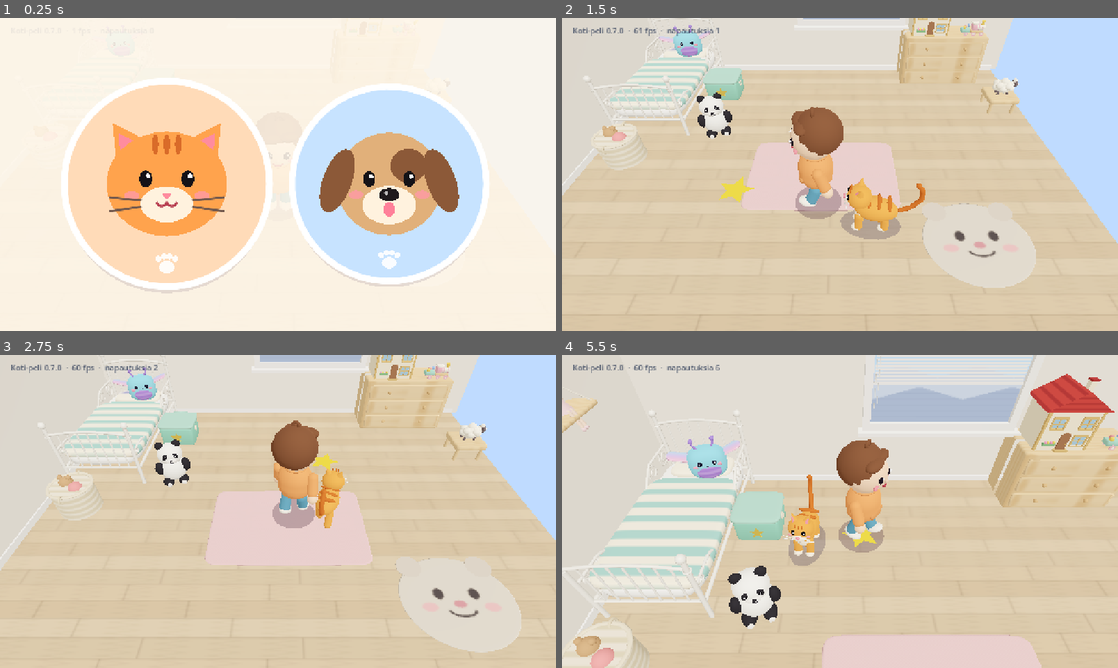
Above: before the commit, frames 1-4 (two rows, left to right).
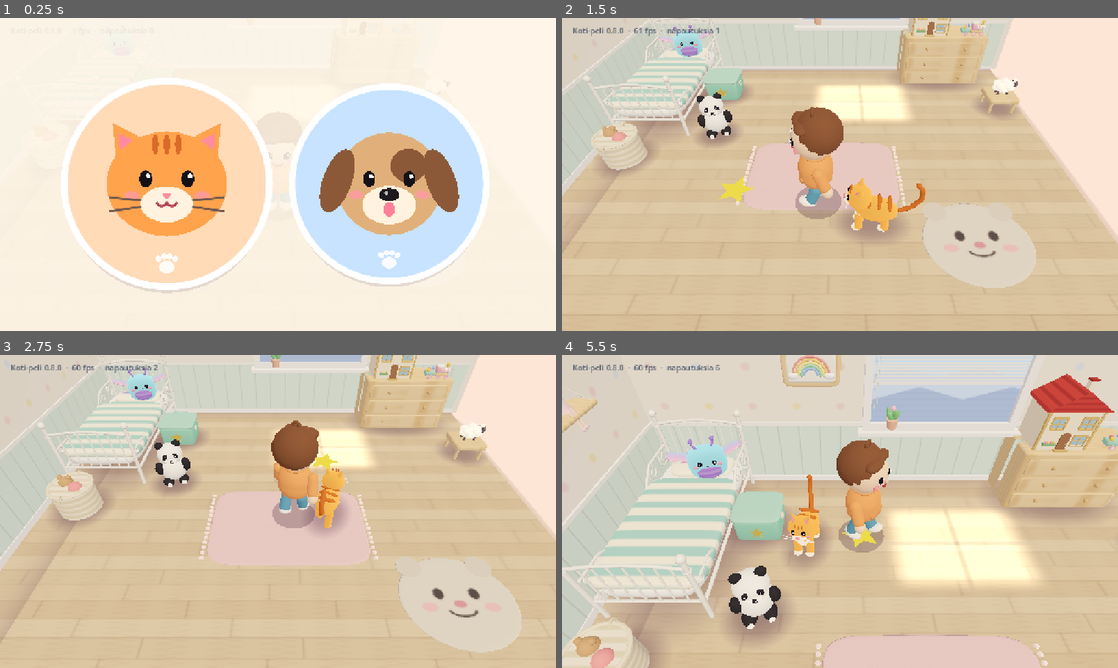
Above: after the commit, the same moments.

Repository: atterantanen-wq/koti-peli
Game: Godot game, scene res://scenes/main/main.tscn
Same seed, same stepped clock (60 frames per second), same inputs: the game is played once before the commit and once after it.
Inputs (mouse positions are in pixels of both pictures, inside the frame that each line leads up to):
- Up to frame 1 (0.25 s): no input
- Up to frame 2 (1.5 s): drag from (840, 174) to (895, 105) at 0.52 s; drag from (728, 190) to (812, 237) at 1.27 s
- Up to frame 3 (2.75 s): move the mouse to (333, 442) at 2.02 s; click (333, 442) at 2.17 s
- Up to frame 4 (5.5 s): drag from (812, 574) to (673, 464) at 2.77 s; move the mouse to (1006, 558) at 3.52 s; click (1006, 558) at 3.67 s; drag from (673, 464) to (756, 433) at 4.27 s; move the mouse to (867, 511) at 5.02 s; click (867, 511) at 5.17 s

The runs differ from the first frame. In frame 2, 15% of the frame differs, in the area x 0-100%, y 0-76%; in frame 3, 12%; in frame 4, 13%.

Commit message:
Pehmeämpi ja satumaisempi grafiikka: varjot, auringonläikkä, tapetti, alusta
- Esineiden alle pehmeät varjolevyt (ei oikeita varjoja: selaimessa raskaat)
- Ikkunasta auringonläikkä lattialle päivällä, yövalolle lämmin kajo yöllä
- Seinät: pilkkutapetti, minttupaneeli, lista ja pyöreä yläreuna
- Huone seisoo pyöreäreunaisella alustalla, tausta lämmin
- Pehmoleluille ja lemmikille samettinen pinta, matolle tupsut
- Seinälle sateenkaaritaulu ja ikkunalaudalle kukkaruukku
- Versio 0.8.0

Co-Authored-By: Claude Opus 5.5 <noreply@anthropic.com>
Claude-Session: https://claude.ai/code/session_0149XkfEFSB3HBoaz219Wanw

Diff:
--- a/project.godot
+++ b/project.godot
@@ -12,7 +12,7 @@
 
 config/name="Koti-peli"
 config/description="Satumainen kotipeli 5-vuotiaalle"
-config/version="0.7.0"
+config/version="0.8.0"
 run/main_scene="res://scenes/main/main.tscn"
 config/features=PackedStringArray("4.5", "GL Compatibility")
 config/icon="res://icon.svg"
--- a/scenes/main/main.tscn
+++ b/scenes/main/main.tscn
@@ -8,10 +8,10 @@
 
 [sub_resource type="Environment" id="Environment_sky"]
 background_mode = 1
-background_color = Color(0.75, 0.86, 1, 1)
+background_color = Color(0.99, 0.9, 0.84, 1)
 ambient_light_source = 2
-ambient_light_color = Color(1, 0.97, 0.92, 1)
-ambient_light_energy = 0.55
+ambient_light_color = Color(1, 0.95, 0.92, 1)
+ambient_light_energy = 0.5
 tonemap_mode = 2
 tonemap_white = 1.6
 
@@ -28,6 +28,7 @@
 [node name="Sun" type="DirectionalLight3D" parent="."]
 transform = Transform3D(1, 0, 0, 0, 1, 0, 0, 0, 1, 0, 5, 0)
 rotation_degrees = Vector3(-55, 30, 0)
+light_color = Color(1, 0.95, 0.86, 1)
 light_energy = 0.6
 
 [node name="DayNight" type="Node" parent="."]
--- a/scripts/art/art_kit.gd
+++ b/scripts/art/art_kit.gd
@@ -295,3 +295,62 @@
 			else:
 				_tri(st, a, n, b, n, d, n)
 				_tri(st, a, n, d, n, e, n)
+
+
+## Pehmolelun "sametti": reunoille syttyy kevyt hehku, joka saa pinnan näyttämään pehmeältä.
+static func plush(color: Color, roughness := 0.95) -> StandardMaterial3D:
+	var m := material(color, roughness)
+	m.rim_enabled = true
+	m.rim = 0.35
+	m.rim_tint = 0.4
+	return m
+
+
+## Pyöreä, reunoilta pehmeästi häipyvä levy (xz-tasossa, halkaisija 1). Häivytys tehdään
+## kärkipisteiden väreillä eikä kuvalla, joten se toimii varmasti kaikilla laitteilla.
+static func soft_disc(segments := 24) -> ArrayMesh:
+	var radii := [0.0, 0.3, 0.55, 0.78, 1.0]
+	var alphas := [1.0, 0.95, 0.75, 0.35, 0.0]
+	var st := SurfaceTool.new()
+	st.begin(Mesh.PRIMITIVE_TRIANGLES)
+	st.set_normal(Vector3.UP)
+	for r in radii.size() - 1:
+		for i in segments:
+			var a0 := TAU * i / segments
+			var a1 := TAU * (i + 1) / segments
+			var quad := [[r, a0], [r + 1, a0], [r + 1, a1], [r, a0], [r + 1, a1], [r, a1]]
+			for q in quad:
+				var rad: float = radii[q[0]] * 0.5
+				st.set_color(Color(1, 1, 1, alphas[q[0]]))
+				st.add_vertex(Vector3(cos(q[1]) * rad, 0, sin(q[1]) * rad))
+	return st.commit()
+
+
+static func _soft_mat(color: Color) -> StandardMaterial3D:
+	var mat := StandardMaterial3D.new()
+	mat.shading_mode = BaseMaterial3D.SHADING_MODE_UNSHADED
+	mat.transparency = BaseMaterial3D.TRANSPARENCY_ALPHA
+	mat.vertex_color_use_as_albedo = true
+	mat.albedo_color = color
+	mat.depth_draw_mode = BaseMaterial3D.DEPTH_DRAW_DISABLED
+	mat.cull_mode = BaseMaterial3D.CULL_DISABLED
+	return mat
+
+
+## Pehmeä varjo lattialle esineen alle. Halpa korvike oikeille varjoille: yksi läpinäkyvä
+## levy, jonka reunat häipyvät. size = leveys (x) ja syvyys (z) metreinä.
+static func soft_shadow(size: Vector2, strength := 0.3) -> MeshInstance3D:
+	var m := MeshInstance3D.new()
+	m.name = "SoftShadow"
+	m.mesh = soft_disc()
+	m.scale = Vector3(size.x, 1.0, size.y)
+	m.material_override = _soft_mat(Color(0.32, 0.2, 0.26, strength))
+	m.cast_shadow = GeometryInstance3D.SHADOW_CASTING_SETTING_OFF
+	return m
+
+
+## Hehku: valoa lisäävä, reunoilta häipyvä materiaali (käytä soft_disc-levyn kanssa).
+static func glow_material(color: Color) -> StandardMaterial3D:
+	var mat := _soft_mat(color)
+	mat.blend_mode = BaseMaterial3D.BLEND_MODE_ADD
+	return mat
--- a/scripts/art/panda_art.gd
+++ b/scripts/art/panda_art.gd
@@ -11,8 +11,8 @@
 func _ready() -> void:
 	if get_node_or_null("Muzzle") != null:
 		return
-	var white := ArtKit.material(WHITE, 0.95)
-	var black := ArtKit.material(BLACK, 0.95)
+	var white := ArtKit.plush(WHITE)
+	var black := ArtKit.plush(BLACK)
 	_soft("Body", ArtKit.sphere(0.13, 24), Vector3(1.0, 1.05, 0.92))
 	_soft("Head", ArtKit.sphere(0.105, 24), Vector3(1.12, 0.95, 1.0))
 	for n in ["EarLeft", "EarRight"]:
--- a/scripts/art/pet_art.gd
+++ b/scripts/art/pet_art.gd
@@ -33,8 +33,8 @@
 	root.name = "Art"
 	root.scale = Vector3.ONE * SIZE
 	var cat := kind == "cat"
-	var fur := ArtKit.material(CAT_FUR if cat else DOG_FUR, 0.95)
-	var cream := ArtKit.material(CREAM, 0.95)
+	var fur := ArtKit.plush(CAT_FUR if cat else DOG_FUR)
+	var cream := ArtKit.plush(CREAM)
 	var eye := ArtKit.material(EYE, 0.2)
 	var shine := ArtKit.shine_material()
 
@@ -135,23 +135,9 @@
 
 ## Pehmeä varjo lemmikin alle (erillään kuvasta, jotta se ei kallistu kuvan mukana).
 static func shadow() -> MeshInstance3D:
-	var disk := CylinderMesh.new()
-	disk.top_radius = 0.17 * SIZE
-	disk.bottom_radius = 0.17 * SIZE
-	disk.height = 0.002
-	disk.radial_segments = 20
-	disk.rings = 1
-	var mat := StandardMaterial3D.new()
-	mat.shading_mode = BaseMaterial3D.SHADING_MODE_UNSHADED
-	mat.transparency = BaseMaterial3D.TRANSPARENCY_ALPHA
-	mat.albedo_color = Color(0.2, 0.15, 0.25, 0.25)
-	var m := MeshInstance3D.new()
+	var m := ArtKit.soft_shadow(Vector2(0.42, 0.62) * SIZE, 0.4)
 	m.name = "Shadow"
-	m.mesh = disk
-	m.material_override = mat
-	m.position = Vector3(0, 0.006, 0.05)
-	m.scale = Vector3(0.8, 1, 1.3)
-	m.cast_shadow = GeometryInstance3D.SHADOW_CASTING_SETTING_OFF
+	m.position = Vector3(0, 0.016, 0.05)
 	return m
 
 
--- a/scripts/art/room_props_art.gd
+++ b/scripts/art/room_props_art.gd
@@ -124,7 +124,7 @@
 		for x in [-0.17, 0.17]:
 			for z in [-0.17, 0.17]:
 				ArtKit.part(self, "Leg", ArtKit.cylinder(0.025, 0.18, 10), Vector3(x, 0.09, z), wood)
-	var wool := ArtKit.material(Color(1.0, 0.98, 0.92), 1.0)
+	var wool := ArtKit.plush(Color(1.0, 0.98, 0.92), 1.0)
 	var face := ArtKit.material(Color(0.42, 0.37, 0.38), 0.9)
 	var sheep := _mesh("Sheep")
 	if sheep != null:
@@ -154,12 +154,47 @@
 			ArtKit.part(head, "Eye", ArtKit.sphere(0.01, 8), Vector3(0.04, 0.012, 0.022 * z),
 					ArtKit.shine_material())
 		ArtKit.part(head, "Tuft", ArtKit.sphere(0.03, 10), Vector3(-0.01, 0.05, 0), wool)
+	_sheep_halo()
+
+
+## Yöllä lampaan ympärillä lämmin kajo (halpa: läpinäkyviä levyjä, ei oikeaa valoa lisää).
+func _sheep_halo() -> void:
+	# Kameraan päin kääntyvä levy lampaan ympärillä.
+	var mat := ArtKit.glow_material(Color(1.0, 0.82, 0.55, 0.5))
+	mat.billboard_mode = BaseMaterial3D.BILLBOARD_ENABLED
+	var halo := ArtKit.part(self, "NightHalo", _upright_disc(), Vector3(0, 0.36, 0), mat, Vector3.ONE * 0.85)
+	# Lattialle valoläikkä.
+	var pool := ArtKit.part(self, "NightPool", ArtKit.soft_disc(), Vector3(0, 0.007, 0),
+			ArtKit.glow_material(Color(1.0, 0.78, 0.5, 0.4)), Vector3(1.8, 1, 1.8))
+	for n in [halo, pool]:
+		n.cast_shadow = GeometryInstance3D.SHADOW_CASTING_SETTING_OFF
+		n.visible = false
+		n.add_to_group(DayNight.NIGHT_LIGHT_GROUP)
+
+
+## soft_disc pystyyn käännettynä (xy-tasoon), esim. kameraan päin kääntyvää kajoa varten.
+static func _upright_disc() -> ArrayMesh:
+	var flat := ArtKit.soft_disc()
+	var st := SurfaceTool.new()
+	st.create_from(flat, 0)
+	var arrays := st.commit_to_arrays()
+	var verts: PackedVector3Array = arrays[Mesh.ARRAY_VERTEX]
+	for i in verts.size():
+		verts[i] = Vector3(verts[i].x, -verts[i].z, 0)
+	arrays[Mesh.ARRAY_VERTEX] = verts
+	var normals: PackedVector3Array = arrays[Mesh.ARRAY_NORMAL]
+	for i in normals.size():
+		normals[i] = Vector3.BACK
+	arrays[Mesh.ARRAY_NORMAL] = normals
+	var mesh := ArrayMesh.new()
+	mesh.add_surface_from_arrays(Mesh.PRIMITIVE_TRIANGLES, arrays)
+	return mesh
 
 
 func _rugs() -> void:
 	var pink := _mesh("PinkRug")
 	if pink != null:
-		pink.mesh = ArtKit.soft_box(Vector3(1.8, 0.012, 1.2), 0.15, 12)
+		pink.mesh = ArtKit.soft_box(Vector3(1.8, 0.012, 1.2), 0.3, 12)
 		var img := Image.create(64, 64, false, Image.FORMAT_RGB8)
 		for y in 64:
 			for x in 64:
@@ -167,6 +202,15 @@
 				img.set_pixel(x, y, Color(0.96, 0.8, 0.8).lerp(Color(0.92, 0.7, 0.72), weave * 0.6))
 		pink.material_override = ArtKit.textured(img)
 		pink.material_override.uv1_scale = Vector3(4, 3, 1)
+		# Pörröiset tupsut maton lyhyissä päissä.
+		var st := SurfaceTool.new()
+		st.begin(Mesh.PRIMITIVE_TRIANGLES)
+		for side in [-1.0, 1.0]:
+			for i in 15:
+				var z := lerpf(-0.5, 0.5, i / 14.0)
+				ArtKit.add_ball(st, Vector3(side * 0.93, 0.006, z), 0.028, 6)
+		ArtKit.part(pink, "Fringe", ArtKit.commit(st), Vector3.ZERO,
+				ArtKit.plush(Color(0.98, 0.86, 0.86)), Vector3(1.0, 0.5, 1.0))
 	var animal := _mesh("AnimalRug")
 	if animal != null:
 		animal.mesh = ArtKit.soft_box(Vector3(1.1, 0.014, 1.0), 1.0, 20)
@@ -259,6 +303,217 @@
 	ArtKit.add_box(st, Vector3(-2.99, 0.04, 0), Vector3(0.02, 0.08, 5.0))
 	ArtKit.part(self, "Baseboards", ArtKit.commit(st), Vector3.ZERO, white)
 	_window()
+	_wall_decor()
+	_diorama_base()
+	_corner_shade()
+	_prop_shadows()
+	_sunbeam()
+	_wall_art()
+
+
+## Seinät kaksivärisiksi: alhaalla pehmeä minttupaneeli, ylhäällä pilkullinen tapetti,
+## välissä valkoinen lista. Paneelit ovat ohuita tasoja seinän edessä.
+func _wall_decor() -> void:
+	const PANEL_H := 0.85
+	const WALL_H := 2.6
+	var paper := ArtKit.textured(wallpaper_image(), 0.95)
+	paper.uv1_scale = Vector3(6, 2, 1)
+	var panel := ArtKit.textured(panel_image(), 0.9)
+	panel.uv1_scale = Vector3(24, 1, 1)
+	var trim := ArtKit.material(Color(0.99, 0.98, 0.96), 0.6)
+	# [seinän keskikohta lattiatasolla, suunta seinää pitkin, leveys, kääntö]
+	var walls := [[Vector3(0, 0, -2.495), 6.0, 0.0, 6.0], [Vector3(-2.995, 0, 0), 5.0, PI / 2.0, 5.0]]
+	var st := SurfaceTool.new()
+	st.begin(Mesh.PRIMITIVE_TRIANGLES)
+	for w in walls:
+		var base: Vector3 = w[0]
+		var width: float = w[1]
+		var yaw: float = w[2]
+		var upper := QuadMesh.new()
+		upper.size = Vector2(width, WALL_H - PANEL_H)
+		var u := ArtKit.part(self, "Wallpaper", upper, base + Vector3(0, (WALL_H + PANEL_H) / 2.0, 0), paper)
+		u.rotation.y = yaw
+		var lower := QuadMesh.new()
+		lower.size = Vector2(width, PANEL_H)
+		var l := ArtKit.part(self, "WallPanel", lower, base + Vector3(0, PANEL_H / 2.0, 0), panel)
+		l.rotation.y = yaw
+		var along := Vector3.RIGHT if yaw == 0.0 else Vector3.BACK
+		var out := Vector3.BACK if yaw == 0.0 else Vector3.RIGHT
+		var size := along * width + Vector3(0, 0.04, 0) + out * 0.03
+		ArtKit.add_box(st, base + Vector3(0, PANEL_H, 0) + out * 0.01, size.abs())
+	ArtKit.part(self, "ChairRail", ArtKit.commit(st), Vector3.ZERO, trim)
+	# Seinien yläreunaan pyöreä valkoinen "kermakakun reuna".
+	var cap_mat := ArtKit.material(Color(0.99, 0.97, 0.95), 0.7)
+	var back_cap := ArtKit.part(self, "WallCap", ArtKit.soft_box(Vector3(6.3, 0.07, 0.16), 0.5, 8),
+			Vector3(0.0, WALL_H, -2.55), cap_mat)
+	back_cap.cast_shadow = GeometryInstance3D.SHADOW_CASTING_SETTING_OFF
+	var left_cap := ArtKit.part(self, "WallCap", ArtKit.soft_box(Vector3(0.16, 0.07, 5.25), 0.5, 8),
+			Vector3(-3.05, WALL_H, 0.025), cap_mat)
+	left_cap.cast_shadow = GeometryInstance3D.SHADOW_CASTING_SETTING_OFF
+
+
+## Tapetti: lämmin kermanvalkoinen, jossa pieniä vaaleanpunaisia ja keltaisia pilkkuja.
+static func wallpaper_image() -> Image:
+	var s := 64
+	var img := Image.create(s, s, false, Image.FORMAT_RGB8)
+	var base := Color(0.98, 0.95, 0.9)
+	img.fill(base)
+	var dots := [[Vector2(16, 16), Color(0.97, 0.84, 0.84)], [Vector2(48, 48), Color(0.98, 0.9, 0.72)],
+			[Vector2(48, 16), Color(0.86, 0.91, 0.96)], [Vector2(16, 48), Color(0.97, 0.84, 0.84)]]
+	for d in dots:
+		var c: Vector2 = d[0]
+		for y in range(int(c.y) - 4, int(c.y) + 5):
+			for x in range(int(c.x) - 4, int(c.x) + 5):
+				var t := Vector2(x + 0.5, y + 0.5).distance_to(c + Vector2(0.5, 0.5))
+				if t < 3.6:
+					img.set_pixel(x, y, base.lerp(d[1], clampf(3.6 - t, 0.0, 1.0)))
+	return img
+
+
+## Paneeli: pystysuuntaiset helmiponttilaudat vaalean mintun sävyssä.
+static func panel_image() -> Image:
+	var w := 16
+	var h := 8
+	var img := Image.create(w, h, false, Image.FORMAT_RGB8)
+	var mint := Color(0.85, 0.93, 0.89)
+	for y in h:
+		for x in w:
+			var c := mint
+			if x == 0:
+				c = mint.darkened(0.12)
+			elif x == 1:
+				c = mint.lightened(0.25)
+			img.set_pixel(x, y, c)
+	return img
+
+
+## Huone seisoo pyöreäreunaisella "leikkialustalla", joten se näyttää nukkekodilta
+## eikä leiju tyhjässä.
+func _diorama_base() -> void:
+	var base := ArtKit.part(self, "DioramaBase", ArtKit.soft_box(Vector3(6.35, 0.32, 5.35), 0.15, 12),
+			Vector3(-0.05, -0.165, -0.05), ArtKit.material(Color(0.95, 0.8, 0.74), 0.8))
+	base.cast_shadow = GeometryInstance3D.SHADOW_CASTING_SETTING_OFF
+
+
+## Varjoisa raita lattian ja seinän rajaan sekä nurkkaan: huone näyttää syvemmältä.
+func _corner_shade() -> void:
+	var shade := ArtKit.material(Color(0.4, 0.28, 0.3), 1.0)
+	shade.shading_mode = BaseMaterial3D.SHADING_MODE_UNSHADED
+	shade.transparency = BaseMaterial3D.TRANSPARENCY_ALPHA
+	shade.albedo_texture = _fade_texture()
+	shade.albedo_color.a = 0.22
+	shade.depth_draw_mode = BaseMaterial3D.DEPTH_DRAW_DISABLED
+	# Lattialla seinän vieressä (tummin seinän kohdalla).
+	for w in [[Vector3(0, 0.003, -2.5 + 0.25), Vector2(6.0, 0.5), 0.0],
+			[Vector3(-3.0 + 0.25, 0.0031, 0), Vector2(5.0, 0.5), -PI / 2.0]]:
+		var q := PlaneMesh.new()
+		q.size = w[1]
+		var m := ArtKit.part(self, "FloorShade", q, w[0], shade)
+		m.rotation.y = w[2]
+		m.cast_shadow = GeometryInstance3D.SHADOW_CASTING_SETTING_OFF
+
+
+## Liukuväri, joka on yläreunasta (v = 0) tumma ja häipyy alas.
+static func _fade_texture() -> ImageTexture:
+	var img := Image.create(4, 32, false, Image.FORMAT_RGBA8)
+	for y in 32:
+		var a := pow(1.0 - y / 31.0, 2.2)
+		for x in 4:
+			img.set_pixel(x, y, Color(1, 1, 1, a))
+	return ImageTexture.create_from_image(img)
+
+
+## Pehmeät varjot esineiden alle: esineet seisovat lattialla eivätkä leiju.
+func _prop_shadows() -> void:
+	# [solmu, varjon koko (leveys x, syvyys z), keskikohdan siirto, tummuus]
+	var shadows := [
+		["Bed", Vector2(1.7, 2.75), Vector3.ZERO, 0.4],
+		["ToyBox", Vector2(0.95, 0.88), Vector3.ZERO, 0.45],
+		["Basket", Vector2(0.85, 0.85), Vector3.ZERO, 0.45],
+		["Dresser", Vector2(1.9, 1.05), Vector3(0, 0, 0.1), 0.42],
+		["SheepLight", Vector2(0.8, 0.8), Vector3.ZERO, 0.4],
+		["Panda", Vector2(0.75, 0.7), Vector3(0, 0, 0.05), 0.45],
+		["Dollhouse", Vector2(0.75, 0.5), Vector3.ZERO, 0.3],
+	]
+	for s in shadows:
+		var prop := get_node_or_null(s[0]) as Node3D
+		if prop == null:
+			continue
+		var sh := ArtKit.soft_shadow(s[1], s[3])
+		var size: Vector2 = s[1]
+		prop.add_child(sh)
+		# Varjo pysyy suorassa ja lattian tasolla, vaikka esine olisi skaalattu tai käännetty.
+		sh.global_basis = Basis.IDENTITY.scaled(Vector3(size.x, 1.0, size.y))
+		sh.global_position = prop.global_position + s[2] + Vector3(0, 0.004, 0)
+
+
+## Ikkunasta lattialle lankeava auringonläikkä. Näkyy vain päivällä.
+func _sunbeam() -> void:
+	var patch_mat := ArtKit.material(Color(1.0, 0.92, 0.7), 1.0)
+	patch_mat.shading_mode = BaseMaterial3D.SHADING_MODE_UNSHADED
+	patch_mat.transparency = BaseMaterial3D.TRANSPARENCY_ALPHA
+	patch_mat.blend_mode = BaseMaterial3D.BLEND_MODE_ADD
+	patch_mat.albedo_texture = ImageTexture.create_from_image(window_patch_image())
+	patch_mat.albedo_color.a = 0.3
+	patch_mat.depth_draw_mode = BaseMaterial3D.DEPTH_DRAW_DISABLED
+	var patch := PlaneMesh.new()
+	patch.size = Vector2(1.7, 1.3)
+	var p := ArtKit.part(self, "SunPatch", patch, Vector3(0.55, 0.006, -1.35), patch_mat)
+	p.cast_shadow = GeometryInstance3D.SHADOW_CASTING_SETTING_OFF
+	p.add_to_group(DayNight.DAY_ONLY_GROUP)
+
+
+## Seinälle sateenkaaritaulu ja ikkunalaudalle pieni kukkaruukku.
+func _wall_art() -> void:
+	# Taulu takaseinällä sängyn ja ikkunan välissä.
+	var center := Vector3(-1.05, 1.55, -2.47)
+	ArtKit.part(self, "PictureFrame", ArtKit.soft_box(Vector3(0.62, 0.5, 0.04), 0.25, 8), center,
+			wood_material())
+	ArtKit.part(self, "PictureCanvas", ArtKit.soft_box(Vector3(0.52, 0.4, 0.03), 0.15, 6),
+			center + Vector3(0, 0, 0.008), ArtKit.material(Color(0.99, 0.97, 0.93)))
+	var colors := [Color(0.98, 0.62, 0.6), Color(1.0, 0.8, 0.5), Color(0.98, 0.93, 0.6),
+			Color(0.62, 0.85, 0.7), Color(0.62, 0.75, 0.95)]
+	var arc_center := center + Vector3(0, -0.12, 0.03)
+	for i in colors.size():
+		var r := 0.19 - i * 0.03
+		ArtKit.tube_part(self, "Rainbow%d" % i, ArtKit.arc(arc_center, Vector3.RIGHT, Vector3.UP, r, 0.0, PI, 16),
+				0.014, ArtKit.material(colors[i]))
+	for x in [-0.19, 0.19]:
+		ArtKit.part(self, "Cloud", ArtKit.sphere(0.04, 10), arc_center + Vector3(x, 0.0, 0.01),
+				ArtKit.material(Color.WHITE), Vector3(1.5, 0.9, 0.6))
+	# Kukkaruukku ikkunalaudalla.
+	var pot := Vector3(-0.15, 0.84, -2.4)
+	var pot_mesh := CylinderMesh.new()
+	pot_mesh.top_radius = 0.07
+	pot_mesh.bottom_radius = 0.05
+	pot_mesh.height = 0.11
+	pot_mesh.radial_segments = 14
+	pot_mesh.rings = 1
+	ArtKit.part(self, "PlantPot", pot_mesh, pot + Vector3(0, 0.055, 0), ArtKit.material(Color(0.95, 0.72, 0.62)))
+	var leaf := ArtKit.plush(Color(0.5, 0.75, 0.5), 0.8)
+	for i in 5:
+		var a := TAU * i / 5.0
+		var l := ArtKit.part(self, "Leaf", ArtKit.sphere(0.045, 10), pot + Vector3(cos(a) * 0.05, 0.16 + (i % 2) * 0.03, sin(a) * 0.035),
+				leaf, Vector3(0.6, 1.3, 0.6))
+		l.rotation = Vector3(sin(a) * 0.5, 0, -cos(a) * 0.5)
+	ArtKit.part(self, "Flower", ArtKit.sphere(0.03, 10), pot + Vector3(0, 0.24, 0),
+			ArtKit.material(Color(1.0, 0.75, 0.8)))
+
+
+## Ikkunan muotoinen valoläikkä: neljä ruutua, pehmeät reunat (alfa).
+static func window_patch_image() -> Image:
+	var w := 64
+	var h := 48
+	var img := Image.create(w, h, false, Image.FORMAT_RGBA8)
+	for y in h:
+		for x in w:
+			var u := (x + 0.5) / w
+			var v := (y + 0.5) / h
+			var edge := smoothstep(0.0, 0.18, minf(u, 1.0 - u)) * smoothstep(0.0, 0.2, minf(v, 1.0 - v))
+			var bar := 1.0 - 0.6 * (1.0 - smoothstep(0.0, 0.025, absf(u - 0.5))) \
+					- 0.6 * (1.0 - smoothstep(0.0, 0.03, absf(v - 0.5)))
+			img.set_pixel(x, y, Color(1, 1, 1, clampf(edge * bar, 0.0, 1.0)))
+	return img
 
 
 func _window() -> void:
--- a/scripts/art/wing_creature_art.gd
+++ b/scripts/art/wing_creature_art.gd
@@ -15,7 +15,7 @@
 	var body := get_node_or_null("Body") as MeshInstance3D
 	if body != null:
 		body.mesh = ArtKit.soft_box(Vector3(0.3, 0.27, 0.22), 0.75, 16)
-		body.material_override = ArtKit.material(BLUE, 0.95)
+		body.material_override = ArtKit.plush(BLUE)
 	var belly := get_node_or_null("Belly") as MeshInstance3D
 	if belly != null:
 		belly.mesh = ArtKit.sphere(0.08, 16)
--- a/scripts/core/day_night.gd
+++ b/scripts/core/day_night.gd
@@ -4,6 +4,8 @@
 ## yövalot (ryhmä "night_light") syttyvät. Vaihto: kutsu toggle() (ryhmä "day_night").
 
 const NIGHT_LIGHT_GROUP := "night_light"
+## Päivällä näkyvät asiat (esim. auringonläikkä lattialla) piiloutuvat yöksi.
+const DAY_ONLY_GROUP := "day_only"
 const FADE_TIME := 1.2
 
 @export var sun_path: NodePath
@@ -69,6 +71,9 @@
 	for node in get_tree().get_nodes_in_group(NIGHT_LIGHT_GROUP):
 		if node is Node3D:
 			(node as Node3D).visible = night
+	for node in get_tree().get_nodes_in_group(DAY_ONLY_GROUP):
+		if node is Node3D:
+			(node as Node3D).visible = not night
 
 
 func _sun() -> DirectionalLight3D:
--- /dev/null
+++ b/tests/test_cozy_look.gd
@@ -0,0 +1,78 @@
+extends "res://tests/test_case.gd"
+## Tunnelma ja valaistus: pehmeät varjot, auringonläikkä, tapetti, alusta ja yövalon kajo.
+## (Oikeita varjoja ei käytetä: ne ovat puhelimen selaimessa raskaita.)
+
+
+func _spawn_main() -> Node:
+	var main: Node = (load("res://scenes/main/main.tscn") as PackedScene).instantiate()
+	tree.root.add_child(main)
+	return main
+
+
+func test_soft_disc_fades_at_edges() -> void:
+	var mesh := ArtKit.soft_disc()
+	var arrays := mesh.surface_get_arrays(0)
+	var verts: PackedVector3Array = arrays[Mesh.ARRAY_VERTEX]
+	var colors: PackedColorArray = arrays[Mesh.ARRAY_COLOR]
+	var center_alpha := 0.0
+	var edge_alpha := 1.0
+	for i in verts.size():
+		var r := Vector2(verts[i].x, verts[i].z).length()
+		if r < 0.01:
+			center_alpha = maxf(center_alpha, colors[i].a)
+		if r > 0.49:
+			edge_alpha = minf(edge_alpha, colors[i].a)
+	check(center_alpha > 0.9, "varjo on keskeltä tumma")
+	check(edge_alpha < 0.01, "varjon reuna häipyy näkymättömiin")
+	check(mesh.get_aabb().size.x < 1.01, "levyn halkaisija on 1")
+
+
+func test_props_have_soft_shadows_on_floor() -> void:
+	var main := _spawn_main()
+	for prop in ["Bed", "ToyBox", "Basket", "Dresser", "SheepLight", "Panda"]:
+		var sh := main.get_node_or_null("Room/%s/SoftShadow" % prop) as MeshInstance3D
+		check(sh != null, "esineellä %s on pehmeä varjo" % prop)
+		if sh != null:
+			check(absf(sh.global_position.y) < 0.02, "varjo %s on lattialla (%.3f)" % [prop, sh.global_position.y])
+			check(sh.global_basis.y.normalized().is_equal_approx(Vector3.UP), "varjo %s on vaakatasossa" % prop)
+	var sun := main.get_node("Sun") as DirectionalLight3D
+	check(not sun.shadow_enabled, "oikeat varjot ovat pois (selaimessa raskaat)")
+	main.free()
+
+
+func test_room_has_cozy_walls_and_base() -> void:
+	var main := _spawn_main()
+	var room := main.get_node("Room")
+	for path in ["Wallpaper", "WallPanel", "ChairRail", "WallCap", "DioramaBase", "FloorShade",
+			"PictureFrame", "Rainbow0", "PlantPot", "Rugs/PinkRug/Fringe"]:
+		check(room.get_node_or_null(path) != null, "huoneessa on %s" % path)
+	var paper := (room.get_node("Wallpaper") as MeshInstance3D).material_override as StandardMaterial3D
+	check(paper.albedo_texture != null, "tapetissa on kuvio")
+	main.free()
+
+
+func test_sun_patch_by_day_and_glow_by_night() -> void:
+	var main := _spawn_main()
+	var day_night := main.get_node("DayNight") as DayNight
+	var patch := main.get_node("Room/SunPatch") as Node3D
+	var halo := main.get_node("Room/SheepLight/Visual/NightHalo") as Node3D
+	check(patch.visible, "päivällä lattialla on auringonläikkä")
+	check(not halo.visible, "päivällä lampaan kajo on pois")
+	day_night.set_night(true)
+	check(not patch.visible, "yöllä auringonläikkä katoaa")
+	check(halo.visible, "yöllä lampaan ympärillä on kajo")
+	day_night.set_night(false)
+	check(patch.visible and not halo.visible, "aamulla aurinko palaa")
+	main.free()
+
+
+func test_plush_toys_look_soft() -> void:
+	var main := _spawn_main()
+	var panda := main.get_node("Room/Panda/Visual") as Node3D
+	var found := false
+	for child in panda.get_children():
+		if child is MeshInstance3D and (child as MeshInstance3D).material_override is StandardMaterial3D:
+			if ((child as MeshInstance3D).material_override as StandardMaterial3D).rim_enabled:
+				found = true
+	check(found, "pandan pinta on samettisen pehmeä")
+	main.free()
--- a/tools/shot.gd
+++ b/tools/shot.gd
@@ -1,13 +1,24 @@
 extends SceneTree
 ## Kehittäjän apu: ottaa kuvakaappauksen pelistä (vaatii näytön, esim. xvfb-run).
 ## Käyttö: xvfb-run godot --rendering-driver opengl3 --script res://tools/shot.gd -- out.png [x y z lx ly lz]
+## Ympäristömuuttujat: SHOT_PET=cat/dog valitsee lemmikin, SHOT_NIGHT=1 vaihtaa yöhön.
 
 func _initialize() -> void:
 	var args := OS.get_cmdline_user_args()
 	var out := args[0] if args.size() > 0 else "shot.png"
 	var main: Node = (load("res://scenes/main/main.tscn") as PackedScene).instantiate()
 	root.add_child(main)
-	for i in 20:
+	for i in 5:
+		await process_frame
+	var pet := OS.get_environment("SHOT_PET")
+	if pet != "" and main.has_method("choose_pet"):
+		var picker: Node = main.get("picker")
+		if is_instance_valid(picker):
+			picker.queue_free()
+		main.choose_pet(pet)
+	if OS.get_environment("SHOT_NIGHT") == "1":
+		(main.get_node("DayNight") as DayNight).set_night(true)
+	for i in 100:
 		await process_frame
 	if args.size() >= 7:
 		var cam := main.get_node("Camera3D") as Camera3D
